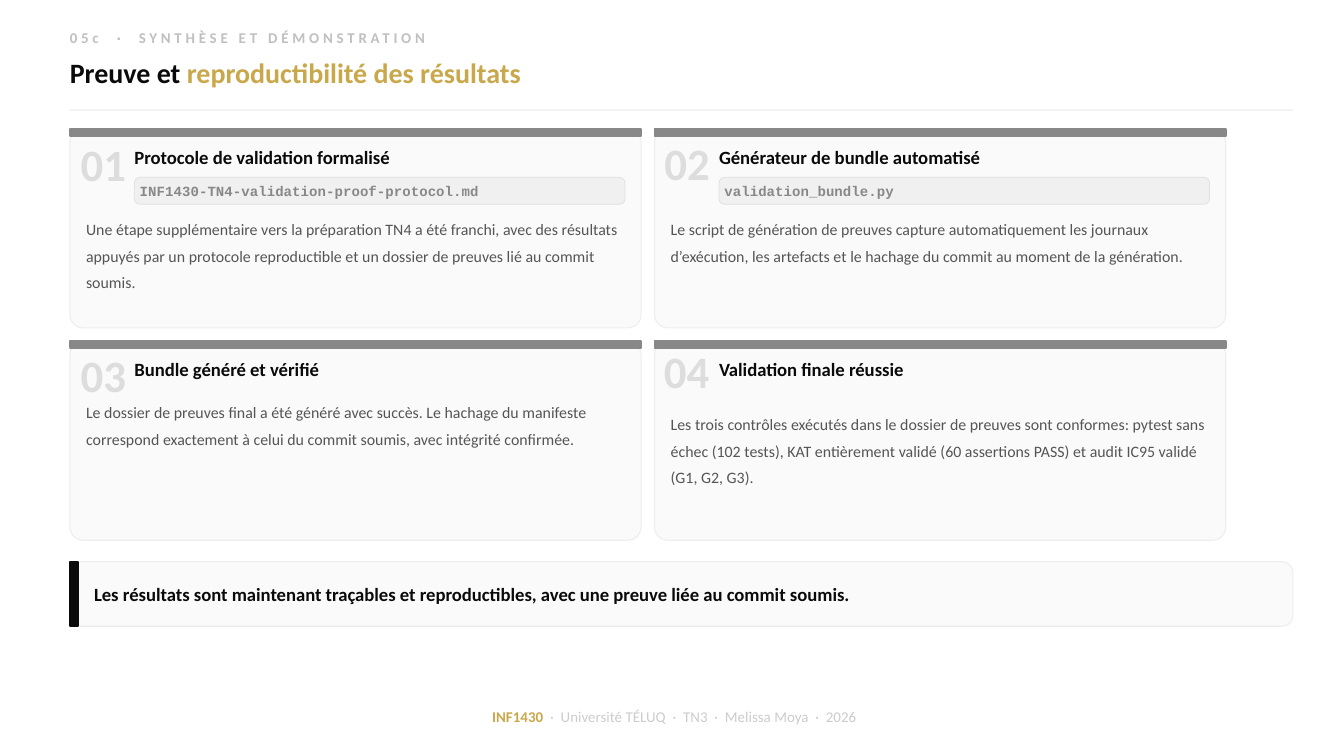
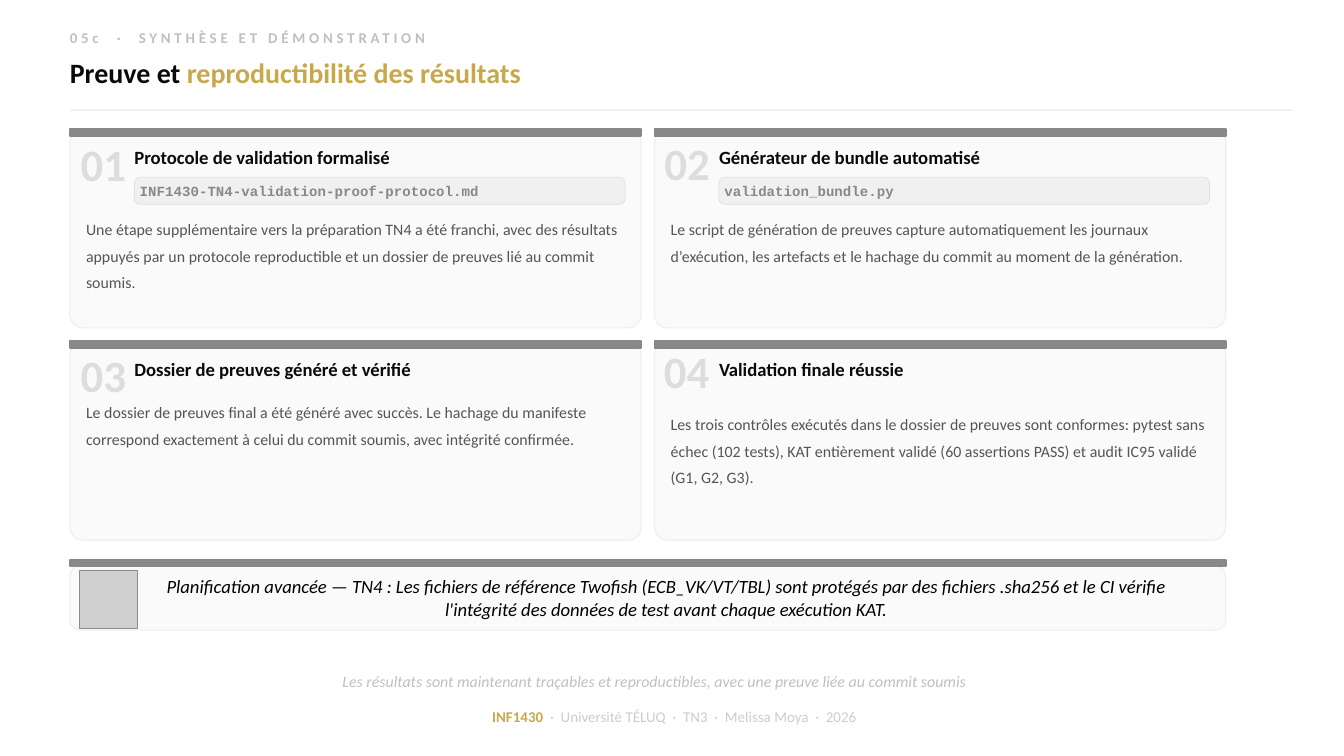
Before and after one commit to moyamelissa/INF1430-Comparaison-Chiffrement-Symetrique, a slide deck: slide 29 of docs/02-deliverables/INF1430_TN3_Melissa_Moya.pptx. Drawn at 1344x756 pixels with LibreOffice and Linux fonts; fonts in the diff are those of the drawing; grey boxes stand for pictures. Boxes give left, top, right and bottom in pixels: in the first picture for what was removed or moved away, otherwise in the second. Text is boxed around its words. In the diff, an @@ line names an element or a change of style, - is before the commit and + after.

```diff
--- a/docs/02-deliverables/INF1430_TN3_Melissa_Moya.pptx
+++ b/docs/02-deliverables/INF1430_TN3_Melissa_Moya.pptx
@@ text at (134,363,411,379): text changed @@
-Bundle généré et vérifié
+Dossier de preuves généré et vérifié
@@ rounded rectangle: place and size @@
-rounded rectangle at (70,562,1293,626)
+rounded rectangle at (70,566,1226,630)
@@ rectangle removed at (70,562,78,626) @@
@@ rectangle added at (70,559,1226,566), fill #888888, outline #888888 1 pt @@
@@ picture added at (79,571,137,629) @@
@@ text added at (167,579,1166,619), 10 pt, text #000000, italic @@
+Planification avancée — TN4 : Les fichiers de référence Twofish (ECB_VK/VT/TBL) sont protégés par des fichiers .sha256 et le CI vérifie l'intégrité des données de test avant chaque exécution KAT.
@@ text at (342,676,966,689): text changed; size 10 to 8.5 pt; text colour #0A0A0A to #C0C0C0; bold off; italic on @@
-Les résultats sont maintenant traçables et reproductibles, avec une preuve liée au commit soumis.
+Les résultats sont maintenant traçables et reproductibles, avec une preuve liée au commit soumis
```
Also in this commit, not shown: 1 other slide changed.
